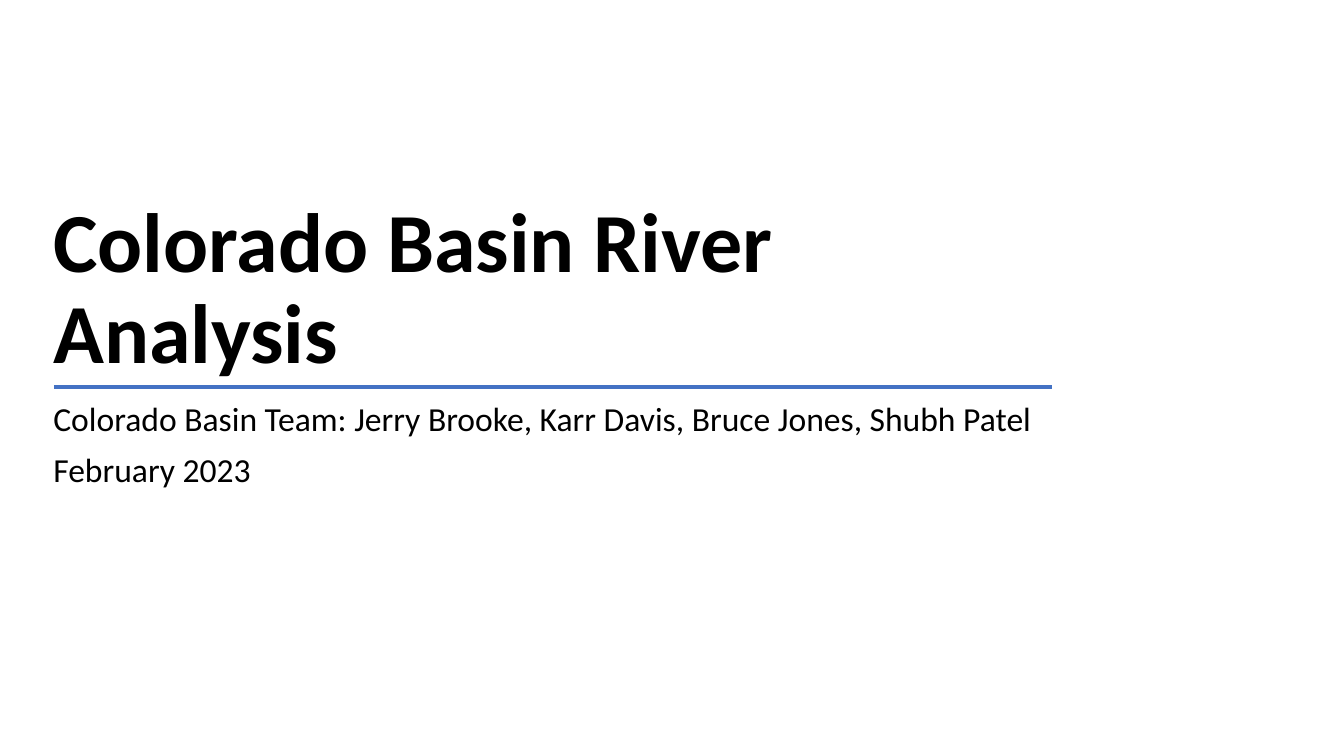
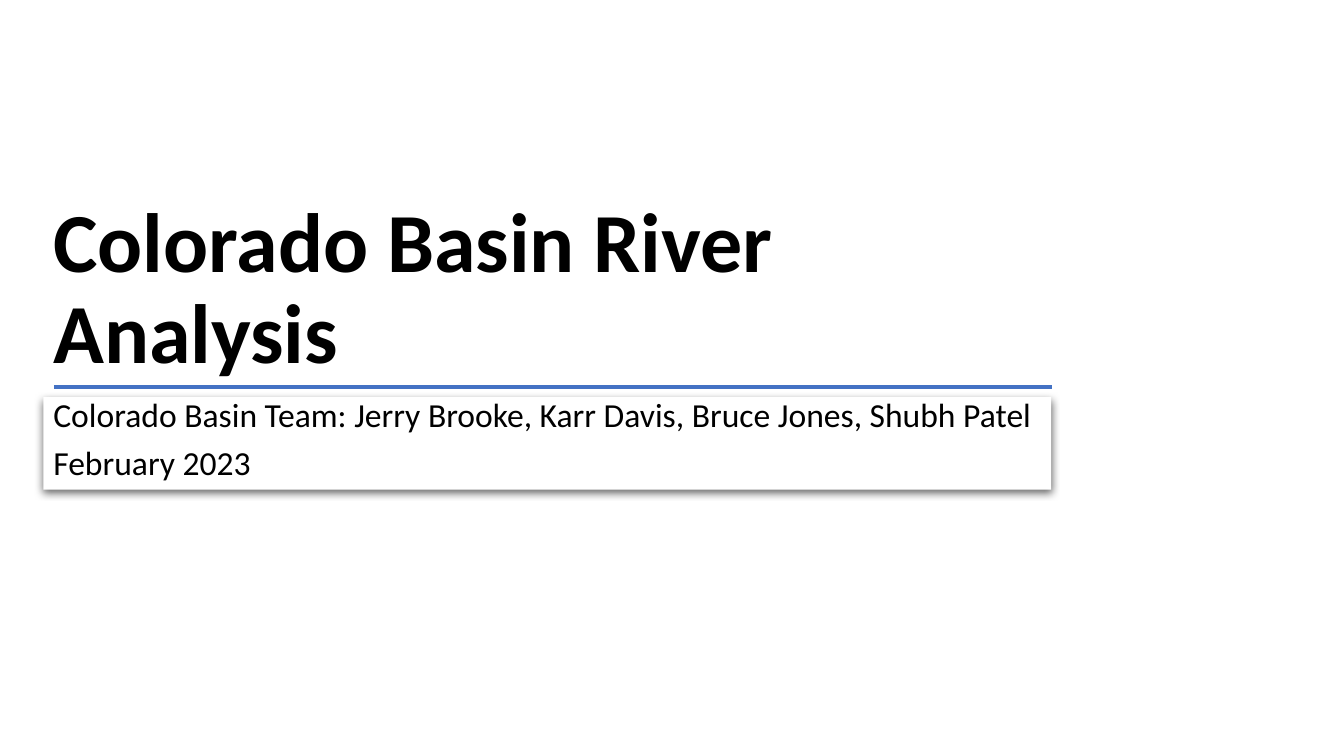
Before and after one commit to Qu3enK/CRBAnalysis_FinalProject, a slide deck: slide 1 of Segment 2/Colorado Basin River Analysis.pptx. Drawn at 1344x756 pixels with LibreOffice and Linux fonts; fonts in the diff are those of the drawing; background and template pictures are left out. Boxes give left, top, right and bottom in pixels: in the first picture for what was removed or moved away, otherwise in the second. Text is boxed around its words. In the diff, an @@ line names an element or a change of style, - is before the commit and + after.

```diff
--- a/Segment 2/Colorado Basin River Analysis.pptx
+++ b/Segment 2/Colorado Basin River Analysis.pptx
@@ subtitle "Colorado Basin Team: Jerry Brooke, ...": place and size @@
-subtitle "Colorado Basin Team: Jerry Brooke, ..." at <box>53,407,1031,488</box>
+subtitle "Colorado Basin Team: Jerry Brooke, ..." at <box>43,396,1051,489</box>
@@ subtitle "Colorado Basin Team: Jerry Brooke, ..." at <box>43,396,1051,489</box>: line spacing 0.9 to 0.8; fill none to #FFFFFF; shadow on @@
```
Also in this commit, not shown: 6 other slides changed, 4 slides added, 1 slide removed, 3 other files.
